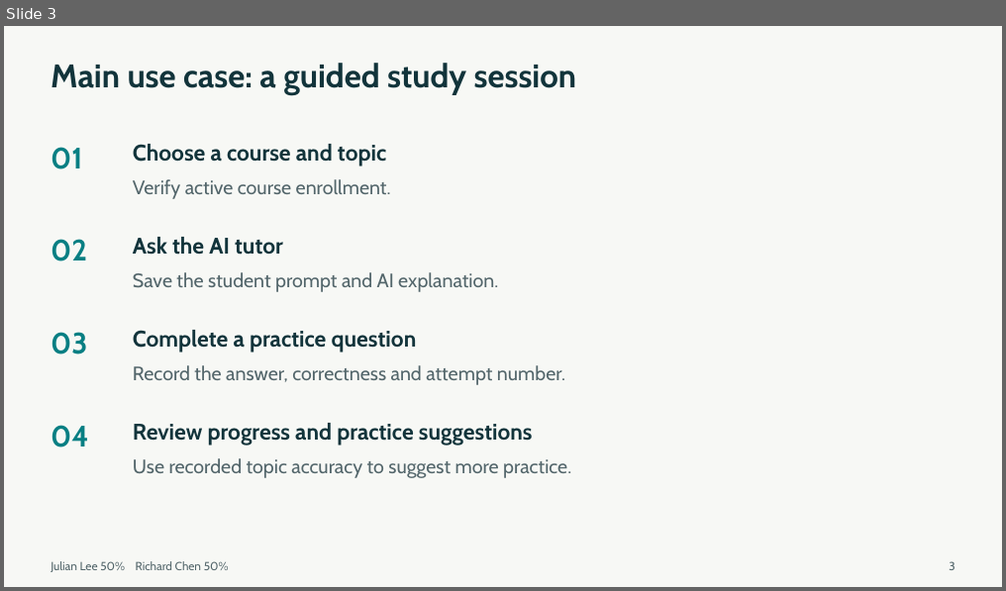
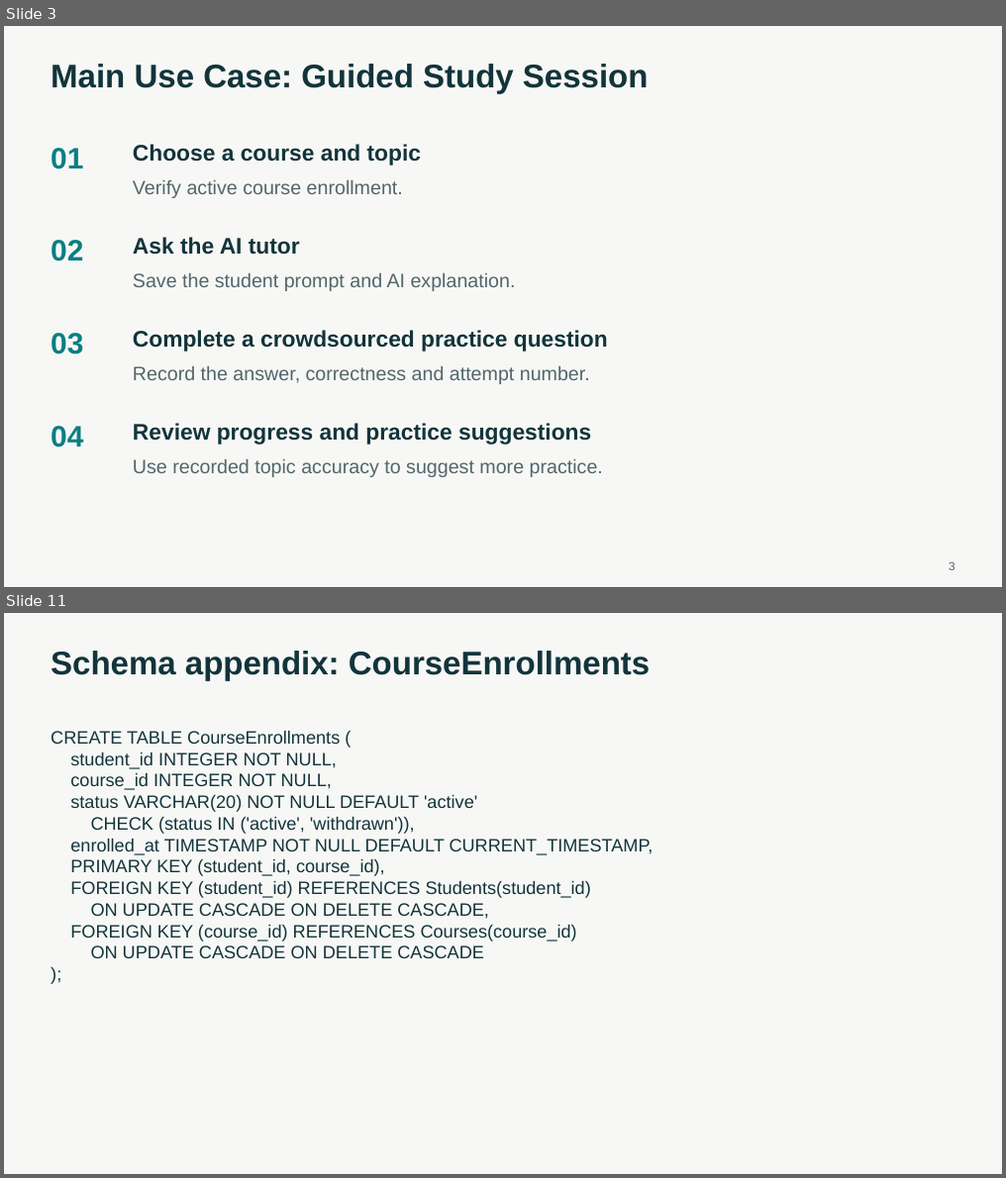
Before and after one commit to BoyManWamen/YouTutor, a slide deck: Checkpoint1-slides.pptx. Shown one above the other, each under a label of ours: slide 3 before the commit, slides 3 and 11 after it; the slides between them are not shown. The pictures are 1006x591 and 1006x1178 pixels, drawn with LibreOffice and Linux fonts; fonts in the diff are those of the drawing. Boxes give left, top, right and bottom in pixels: in the first picture for what was removed or moved away, otherwise in the second. Text is boxed around its words. In the diff, an @@ line names an element or a change of style, - is before the commit and + after.

Commit message:
Update: Checkpoint 1 specs and slides

```diff
--- a/Checkpoint1-slides.pptx
+++ b/Checkpoint1-slides.pptx
@@ slide 11 added at (4, 613, 1002, 1174), background #F7F8F5 @@
@@ text added at (51, 651, 649, 681), 31.5 pt, text #12343B, bold @@
+Schema appendix: CourseEnrollments
@@ text added at (51, 731, 653, 959), 17.2 pt, text #12343B @@
+CREATE TABLE CourseEnrollments (
+student_id INTEGER NOT NULL,
+course_id INTEGER NOT NULL,
+status VARCHAR(20) NOT NULL DEFAULT 'active'
+CHECK (status IN ('active', 'withdrawn')),
+enrolled_at TIMESTAMP NOT NULL DEFAULT CURRENT_TIMESTAMP,
+PRIMARY KEY (student_id, course_id),
+FOREIGN KEY (student_id) REFERENCES Students(student_id)
+ON UPDATE CASCADE ON DELETE CASCADE,
+FOREIGN KEY (course_id) REFERENCES Courses(course_id)
+ON UPDATE CASCADE ON DELETE CASCADE
+);
@@ slide 3 changed as well @@
@@ text at (51, 64, 648, 94): text changed; font Cabin to Arial @@
-Main use case: a guided study session
+Main Use Case: Guided Study Session
@@ text at (133, 330, 608, 352): text changed; font Cabin to Arial @@
-Complete a practice question
+Complete a crowdsourced practice question
@@ font Cabin to Arial in 12 elements at (948, 563, 955, 570), (51, 148, 83, 170), (133, 144, 421, 166), (133, 180, 403, 198), (51, 240, 83, 262), (133, 237, 300, 255), (133, 274, 516, 291), (51, 333, 83, 355), (133, 367, 590, 384), (51, 426, 83, 448), (133, 423, 591, 444), (133, 460, 603, 477) @@
@@ text removed at (51, 562, 229, 572) @@
-Julian Lee 50% Richard Chen 50%
```
Also in this commit, not shown: 2 other slides changed, 12 other slides added, 1 slide removed, 1 other file.
